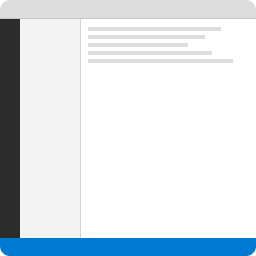
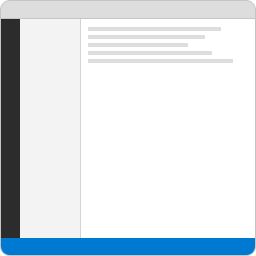
Two versions of the same layered image (256x256). Layer-by-layer changes:
pixels changed over 0, 0, 256, 256 (layer not identified)
